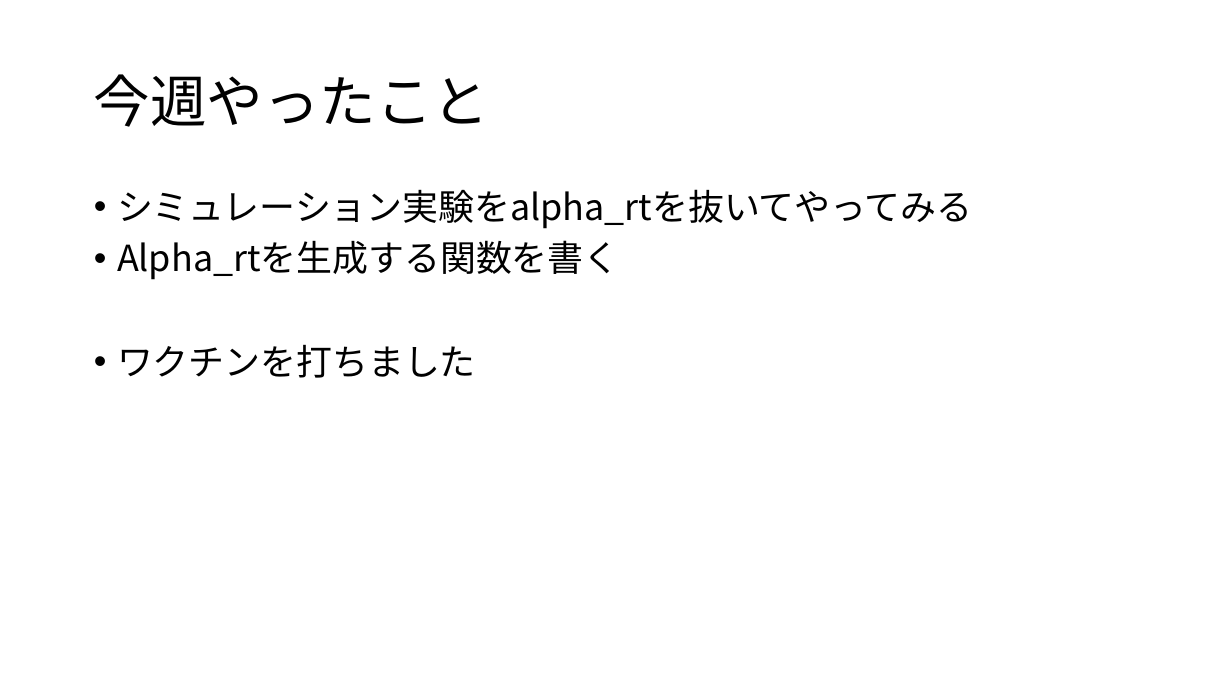
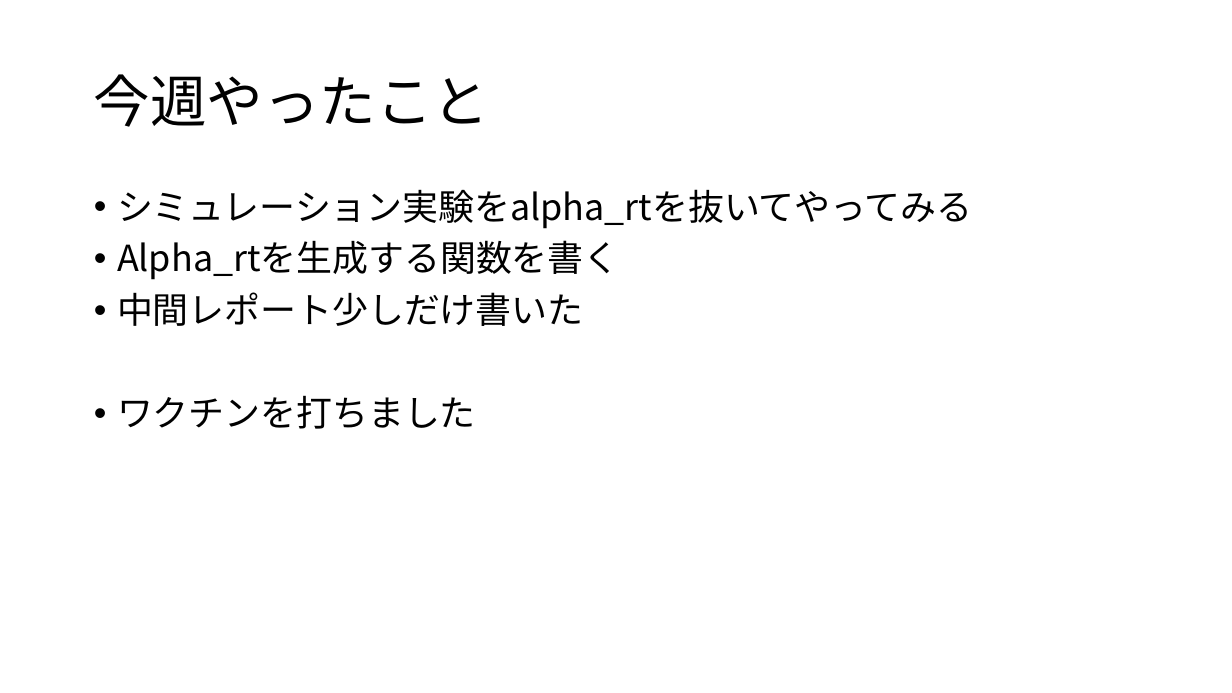
Before and after one commit to Mayu925/lab, a slide deck: slide 2 of ゼミ0810.pptx. Drawn at 1232x693 pixels with LibreOffice and Linux fonts; fonts in the diff are those of the drawing. Boxes give left, top, right and bottom in pixels: in the first picture for what was removed or moved away, otherwise in the second. Text is boxed around its words. In the diff, an @@ line names an element or a change of style, - is before the commit and + after.

```diff
--- a/ゼミ0810.pptx
+++ b/ゼミ0810.pptx
@@ text at (117, 292, 584, 326): paragraph added @@
+• 中間レポート少しだけ書いた
```
Also in this commit, not shown: 1 slide added, 2 other files.
